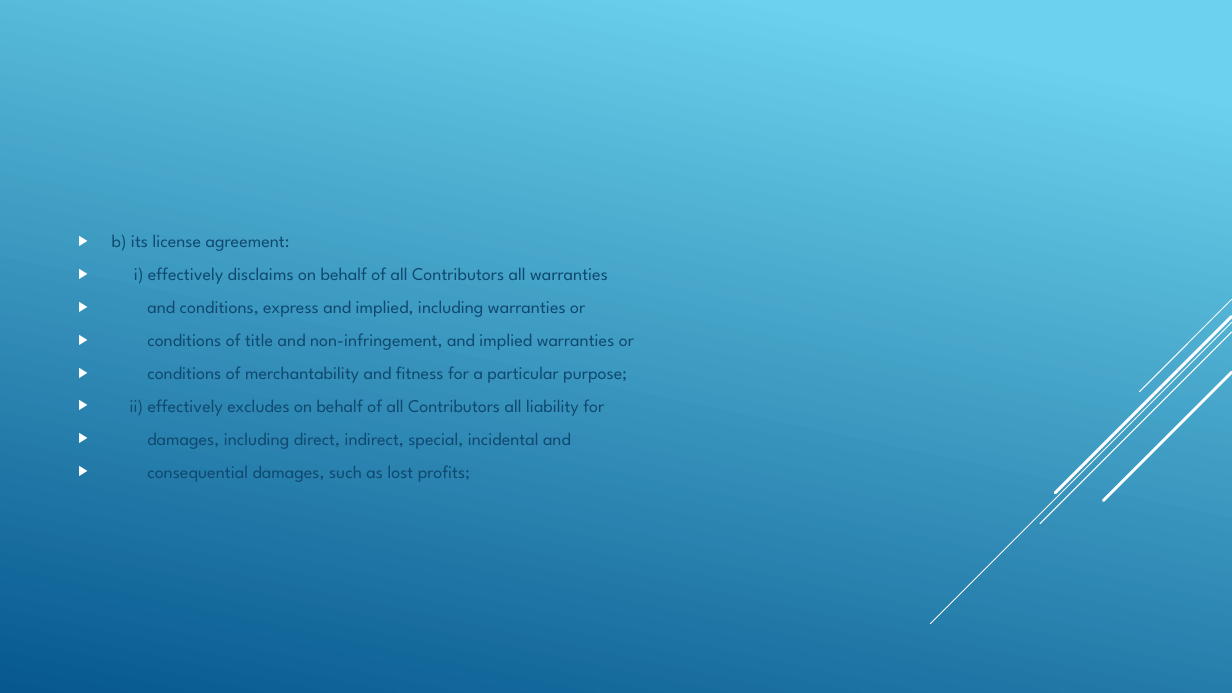
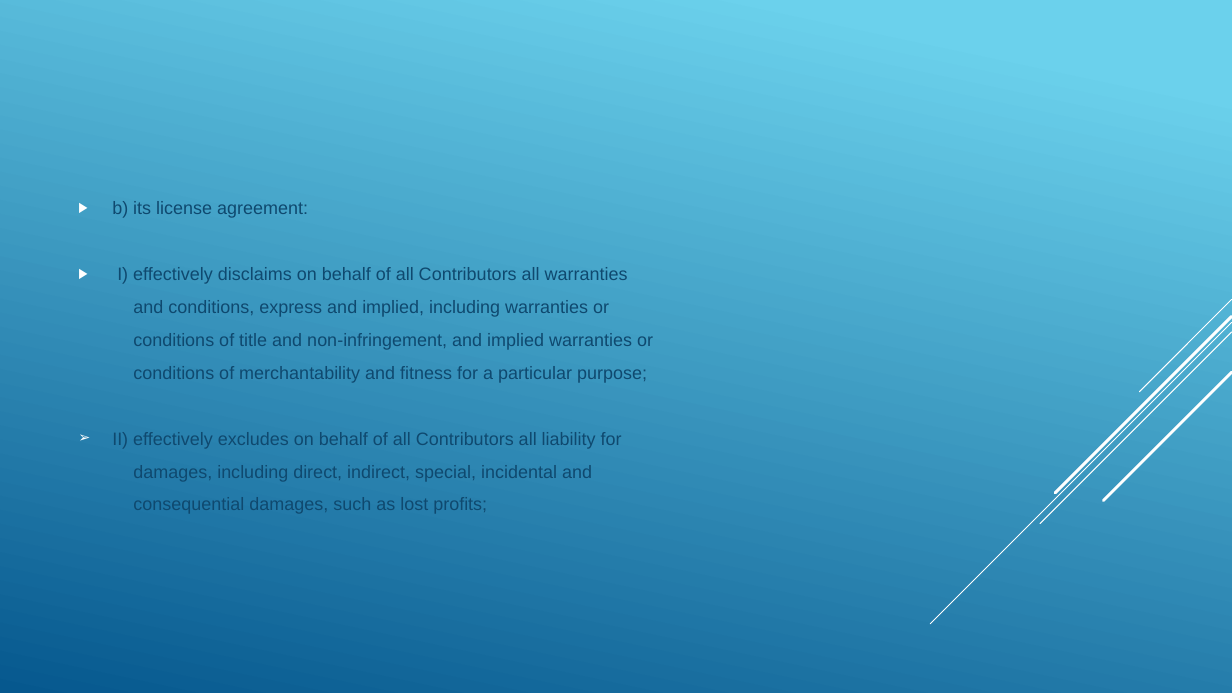
Before and after one commit to Vitoriano1454/ProjetoTCC, a slide deck: slide 16 of Github-Projeto.pptx. Drawn at 1232x693 pixels with LibreOffice and Linux fonts; fonts in the diff are those of the drawing. Boxes give left, top, right and bottom in pixels: in the first picture for what was removed or moved away, otherwise in the second. Text is boxed around its words. In the diff, an @@ line names an element or a change of style, - is before the commit and + after.

```diff
--- a/Github-Projeto.pptx
+++ b/Github-Projeto.pptx
@@ text at bbox=[112, 201, 653, 514]: font League Spartan to Arial in "b) its license agreement:", "and conditions, express and implied, including warranties ...", "conditions of title and non-infringement, and implied ...", "conditions of merchantability and fitness for a ..." and 2 more places; bullet ▶ to none @@
@@ text at bbox=[117, 267, 628, 284]: text changed; font League Spartan to Arial @@
-▶ i) effectively disclaims on behalf of all Contributors all warranties
+▶ I) effectively disclaims on behalf of all Contributors all warranties
@@ text at bbox=[112, 432, 622, 449]: text changed; font League Spartan to Arial @@
-▶ ii) effectively excludes on behalf of all Contributors all liability for
+➢ II) effectively excludes on behalf of all Contributors all liability for
```
Also in this commit, not shown: 29 other slides changed.
